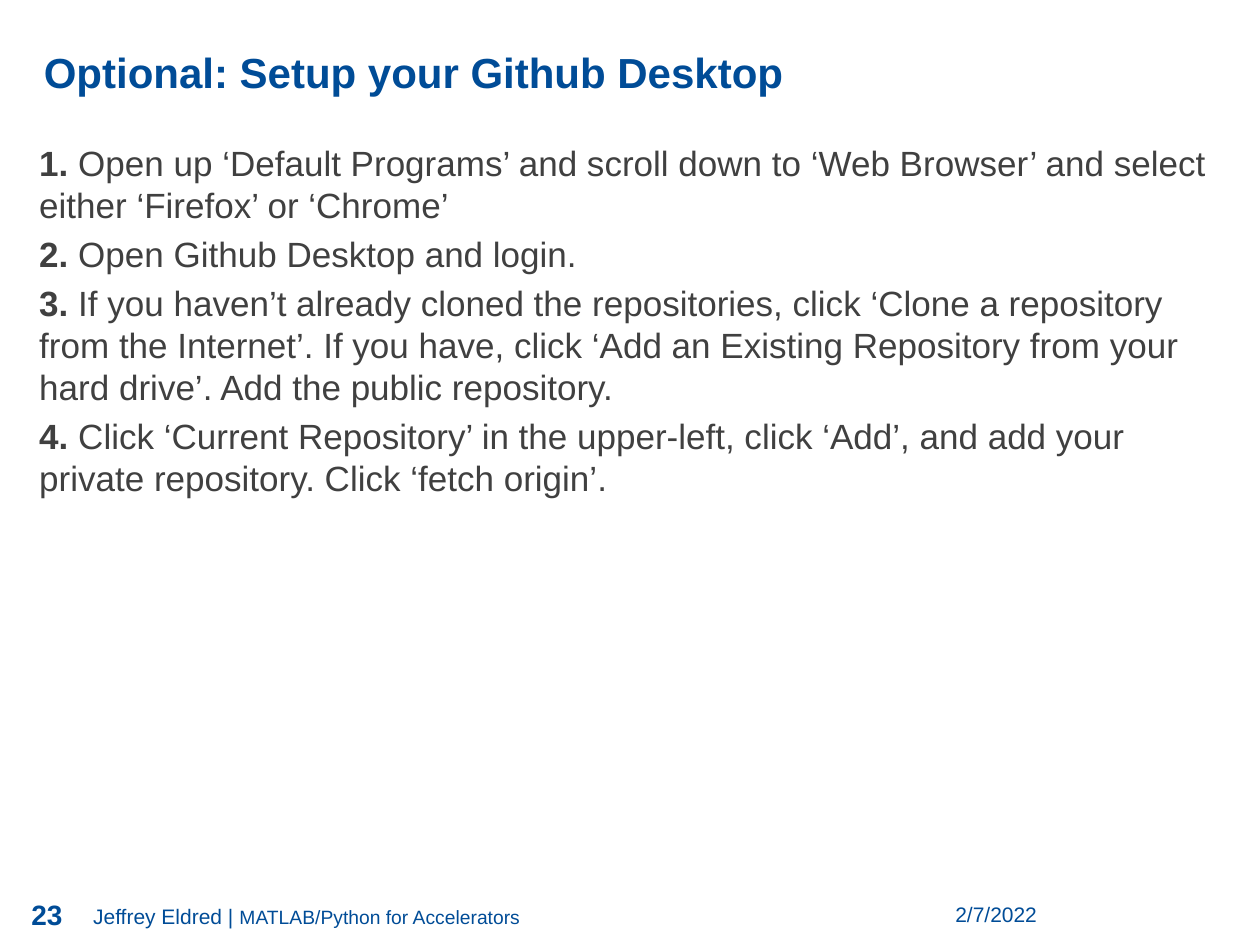
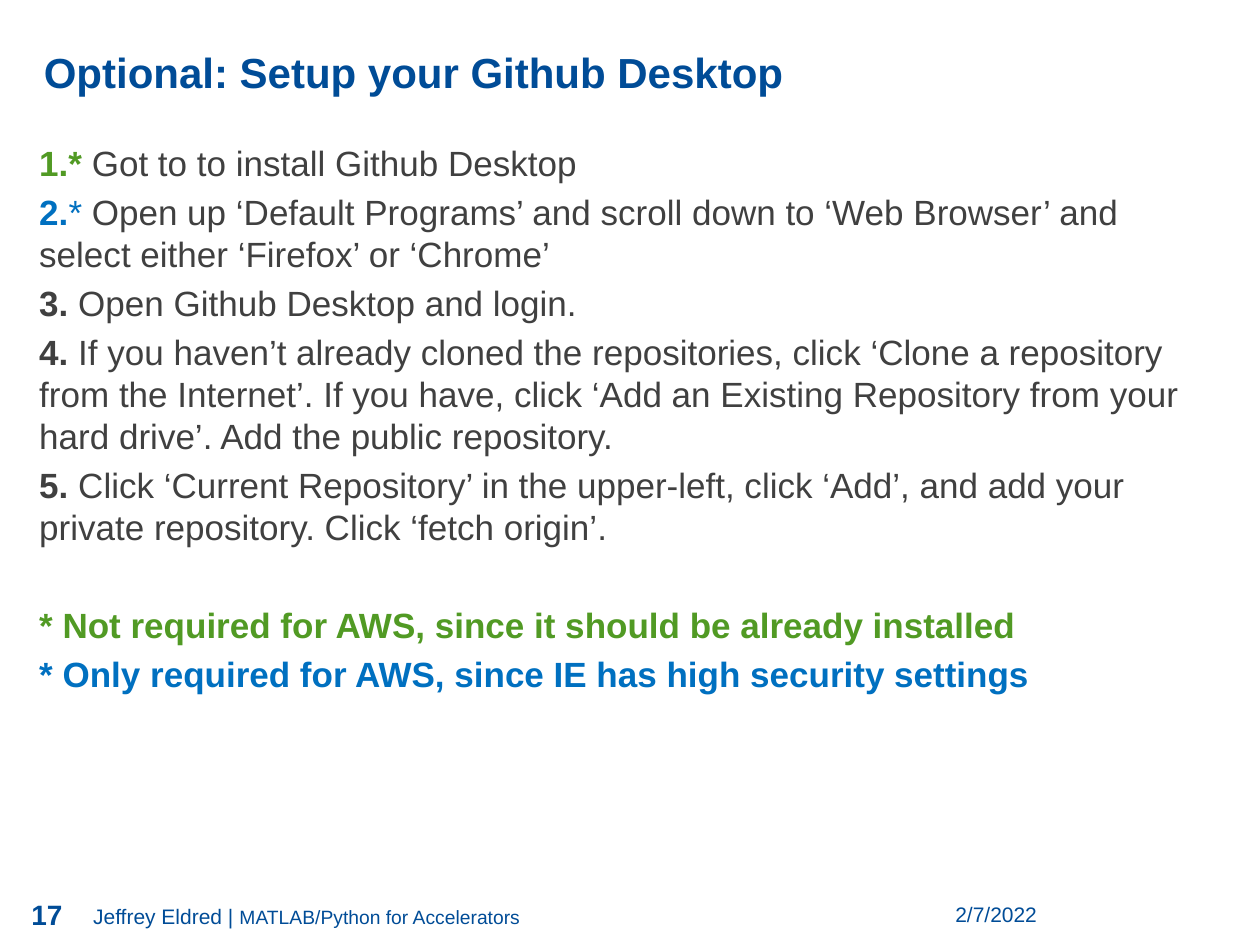
Before and after one commit to jseldred/USPAS_Python_2022, a slide deck: slide 17 of lectures/Eldred_1.pptx (slide 23 before the commit). Drawn at 1260x945 pixels with LibreOffice and Linux fonts; fonts in the diff are those of the drawing; background and template pictures are left out. Boxes give left, top, right and bottom in pixels: in the first picture for what was removed or moved away, otherwise in the second. Text is boxed around its words. In the diff, an @@ line names an element or a change of style, - is before the commit and + after.

```diff
--- a/lectures/Eldred_1.pptx
+++ b/lectures/Eldred_1.pptx
@@ text at <box>39,150,1178,694</box>: text changed @@
-1. Open up ‘Default Programs’ and scroll down to ‘Web Browser’ and select either ‘Firefox’ or ‘Chrome’
-2. Open Github Desktop and login.
-3. If you haven’t already cloned the repositories, click ‘Clone a repository from the Internet’. If you have, click ‘Add an Existing Repository from your hard drive’. Add the public repository.
-4. Click ‘Current Repository’ in the upper-left, click ‘Add’, and add your private repository. Click ‘fetch origin’.
+1.* Got to to install Github Desktop
+2.* Open up ‘Default Programs’ and scroll down to ‘Web Browser’ and select either ‘Firefox’ or ‘Chrome’
+3. Open Github Desktop and login.
+4. If you haven’t already cloned the repositories, click ‘Clone a repository from the Internet’. If you have, click ‘Add an Existing Repository from your hard drive’. Add the public repository.
+5. Click ‘Current Repository’ in the upper-left, click ‘Add’, and add your private repository. Click ‘fetch origin’.
+* Not required for AWS, since it should be already installed
+* Only required for AWS, since IE has high security settings
@@ page number at <box>31,905,62,925</box>: text changed @@
-23
+17
```
Also in this commit, not shown: 5 other slides changed, 17 slides added.
